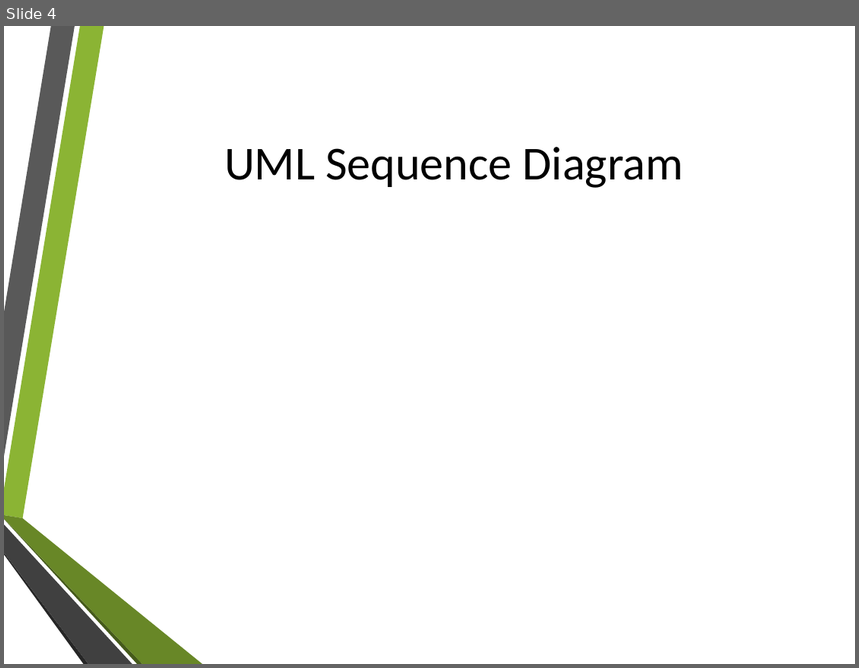
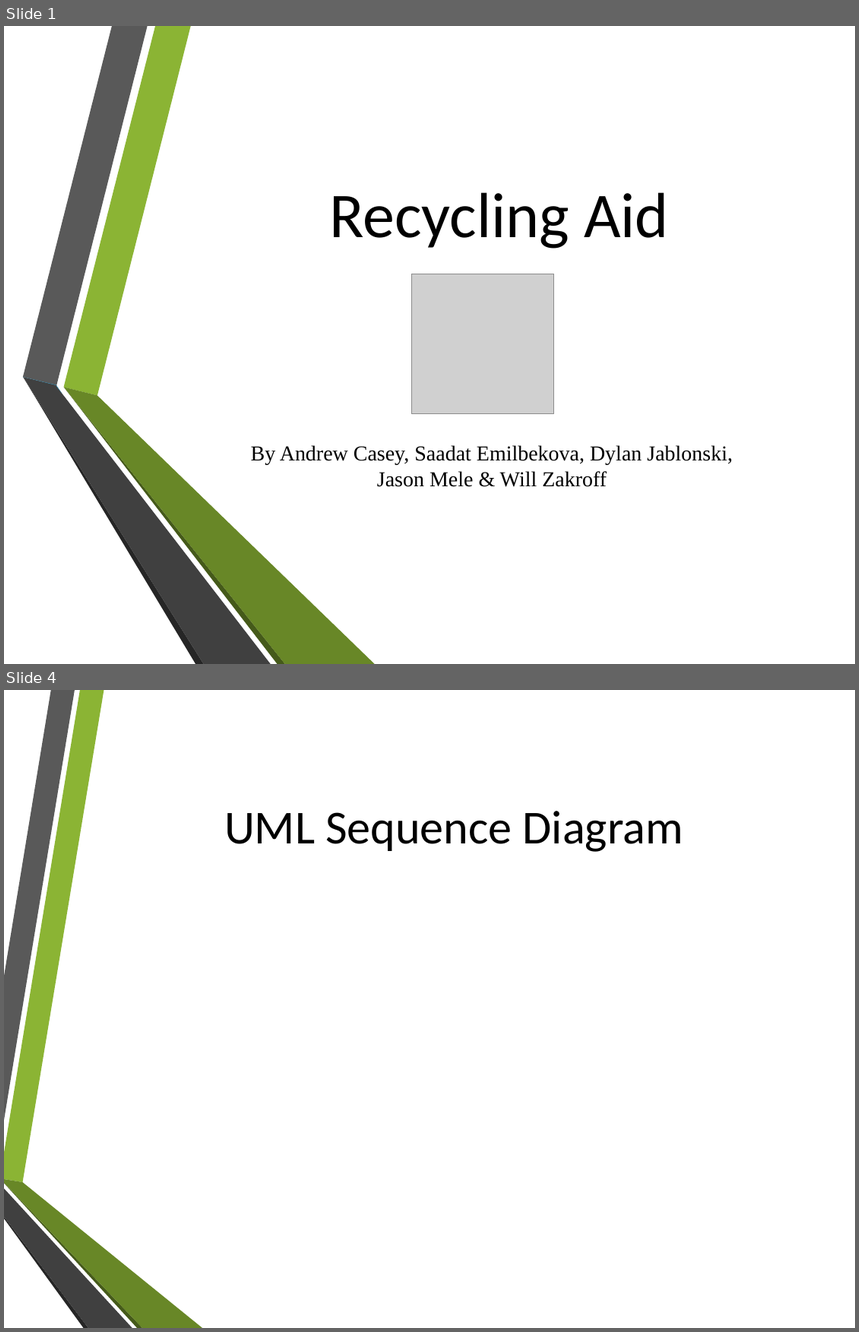
Before and after one commit to clampett/recycling-aid, a slide deck: Recycling Aid Presentation.pptx. Shown one above the other, each under a label of ours: slide 4 before the commit, slides 1 and 4 after it; the slides between them are not shown. The pictures are 859x668 and 859x1332 pixels, drawn with LibreOffice and Linux fonts; fonts in the diff are those of the drawing; grey boxes stand for pictures; background and template pictures are left out. Boxes give left, top, right and bottom in pixels: in the first picture for what was removed or moved away, otherwise in the second. Text is boxed around its words. In the diff, an @@ line names an element or a change of style, - is before the commit and + after.

```diff
--- a/Recycling Aid Presentation.pptx
+++ b/Recycling Aid Presentation.pptx
@@ slide 1 added at (x1=4, y1=26, x2=855, y2=664), background picture (left out) @@
@@ title added at (x1=329, y1=192, x2=669, y2=249), 54 pt, text #000000 @@
+Recycling Aid
@@ picture added at (x1=411, y1=274, x2=555, y2=414) @@
@@ group added at (x1=23, y1=26, x2=374, y2=664): 6 freeform shapes @@
@@ freeform shape added at (x1=23, y1=376, x2=56, y2=385), fill #29ABE2 @@
@@ freeform shape added at (x1=56, y1=386, x2=62, y2=394), fill #29ABE2 @@
@@ subtitle added at (x1=251, y1=446, x2=733, y2=487), 18 pt, text #000000 @@
+By Andrew Casey, Saadat Emilbekova, Dylan Jablonski, Jason Mele & Will Zakroff
```
Also in this commit, not shown: 10 slides changed, 1 slide removed.
